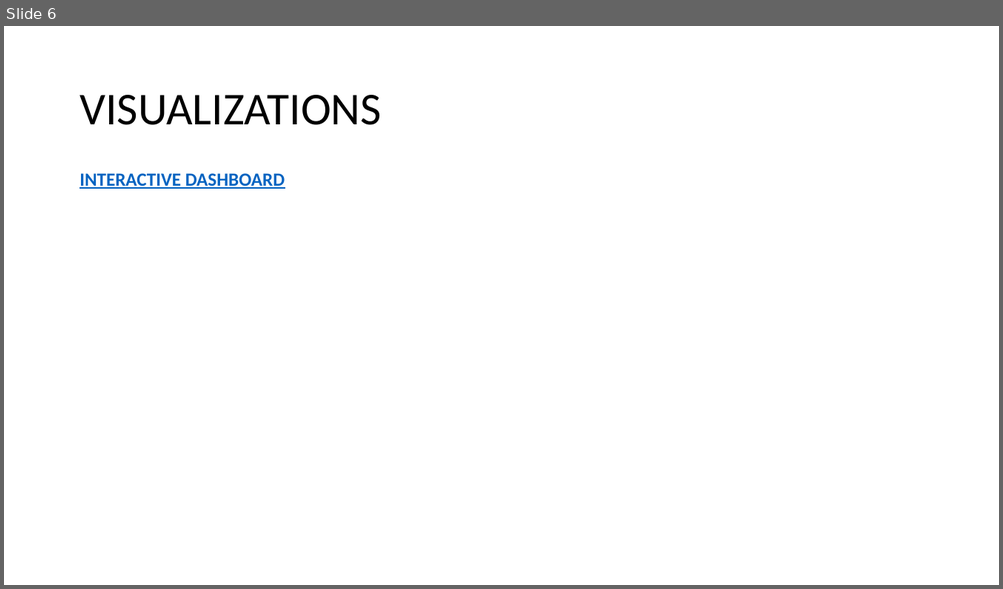
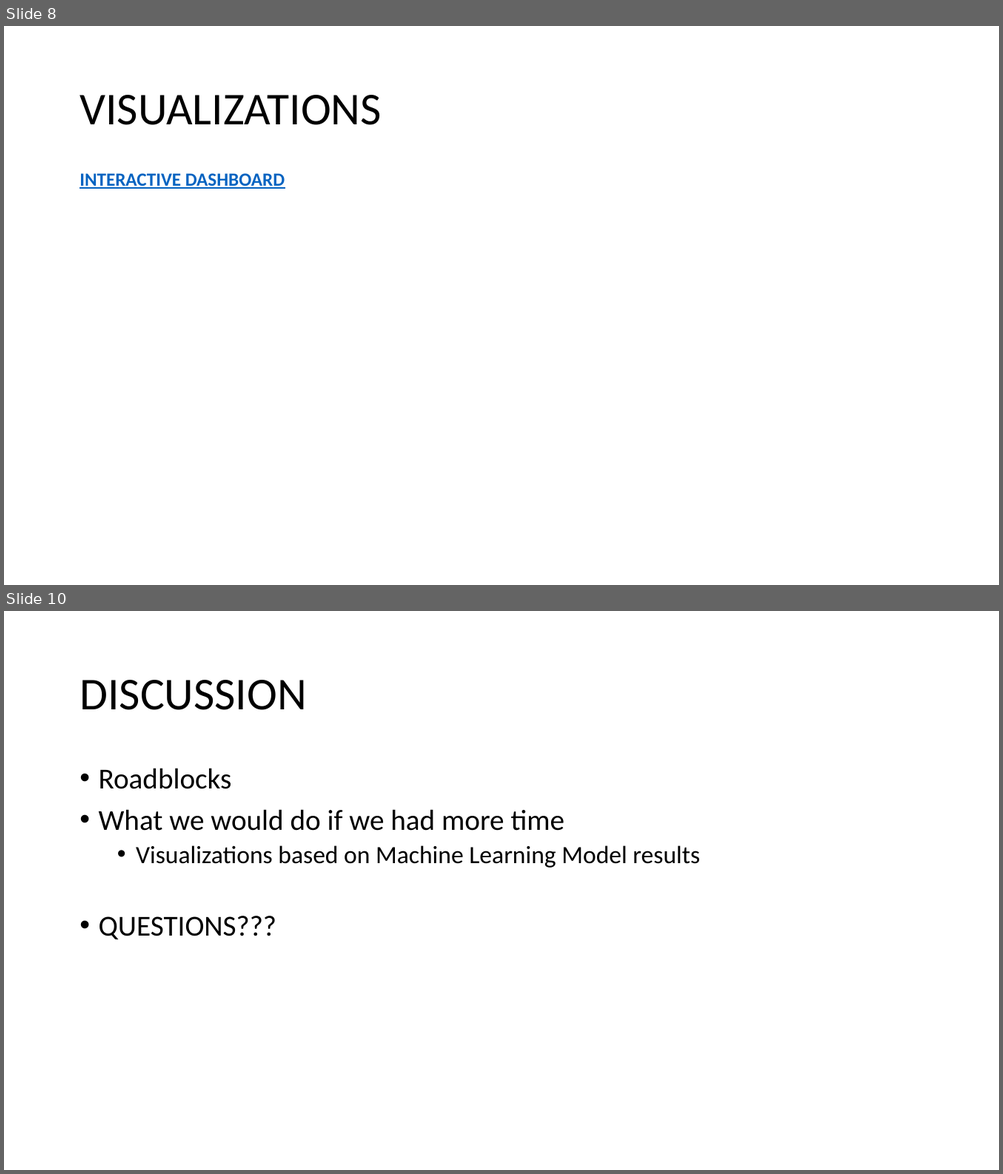
Before and after one commit to Kcav18/Final_Project, a slide deck: Final Presentation.pptx. Shown one above the other, each under a label of ours: slide 6 before the commit, slides 8 and 10 after it; the slides between them are not shown. The pictures are 1003x589 and 1003x1174 pixels, drawn with LibreOffice and Linux fonts; fonts in the diff are those of the drawing. Boxes give left, top, right and bottom in pixels: in the first picture for what was removed or moved away, otherwise in the second. Text is boxed around its words. In the diff, an @@ line names an element or a change of style, - is before the commit and + after.

```diff
--- a/Final Presentation.pptx
+++ b/Final Presentation.pptx
@@ slide 10 added at bbox=[4, 611, 999, 1170], background #FFFFFF @@
@@ title added at bbox=[79, 680, 306, 710], 44 pt, text #000000 @@
+DISCUSSION
@@ text added at bbox=[99, 768, 700, 940], 28 pt, text #000000 @@
+• Roadblocks
+• What we would do if we had more time
+  • Visualizations based on Machine Learning Model results
+• QUESTIONS???
@@ what was slide 6 is now slide 8 @@
```
Also in this commit, not shown: 5 slides changed, 2 other slides added.
